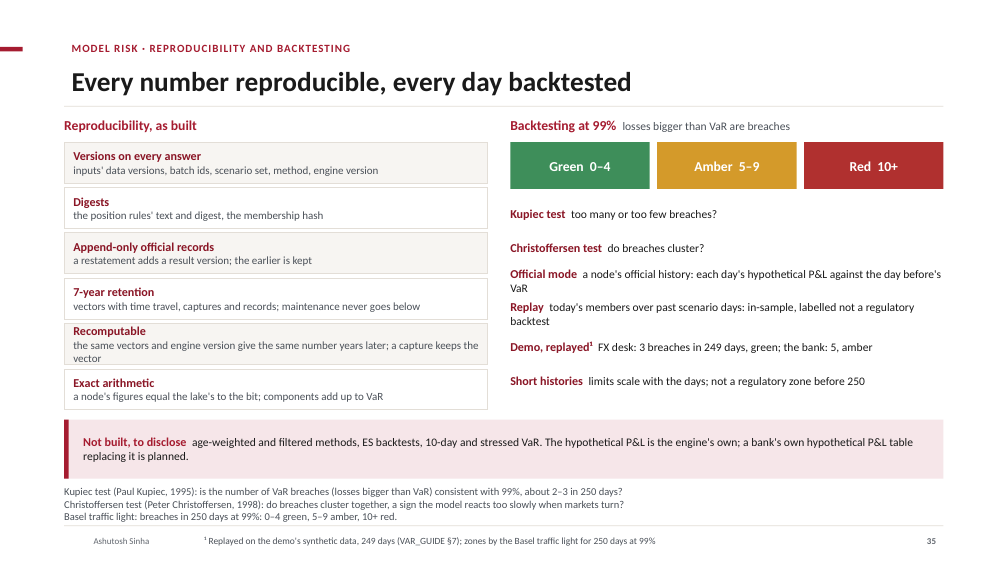
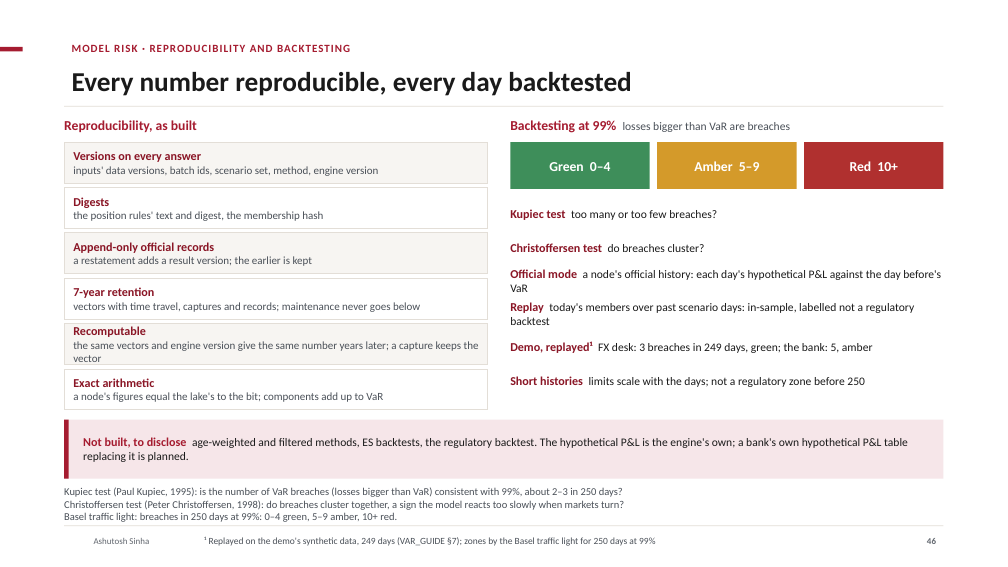
Before and after one commit to ajsinha/drishti, a slide deck: slide 46 of docs/publications/Drishti-VaR-Engine.pptx (slide 35 before the commit). Drawn at 1008x567 pixels with LibreOffice and Linux fonts; fonts in the diff are those of the drawing; background and template pictures are left out. Boxes give left, top, right and bottom in pixels: in the first picture for what was removed or moved away, otherwise in the second. Text is boxed around its words. In the diff, an @@ line names an element or a change of style, - is before the commit and + after.

```diff
--- a/docs/publications/Drishti-VaR-Engine.pptx
+++ b/docs/publications/Drishti-VaR-Engine.pptx
@@ text at (x1=83, y1=437, x2=908, y2=462): text changed @@
-Not built, to disclose age-weighted and filtered methods, ES backtests, 10-day and stressed VaR. The hypothetical P&L is the engine's own; a bank's own hypothetical P&L table replacing it is planned.
+Not built, to disclose age-weighted and filtered methods, ES backtests, the regulatory backtest. The hypothetical P&L is the engine's own; a bank's own hypothetical P&L table replacing it is planned.
@@ page number at (x1=927, y1=538, x2=936, y2=544): text changed @@
-35
+46
```
Also in this commit, not shown: 23 other slides changed, 13 slides added, 1 slide removed, 7 other files.
